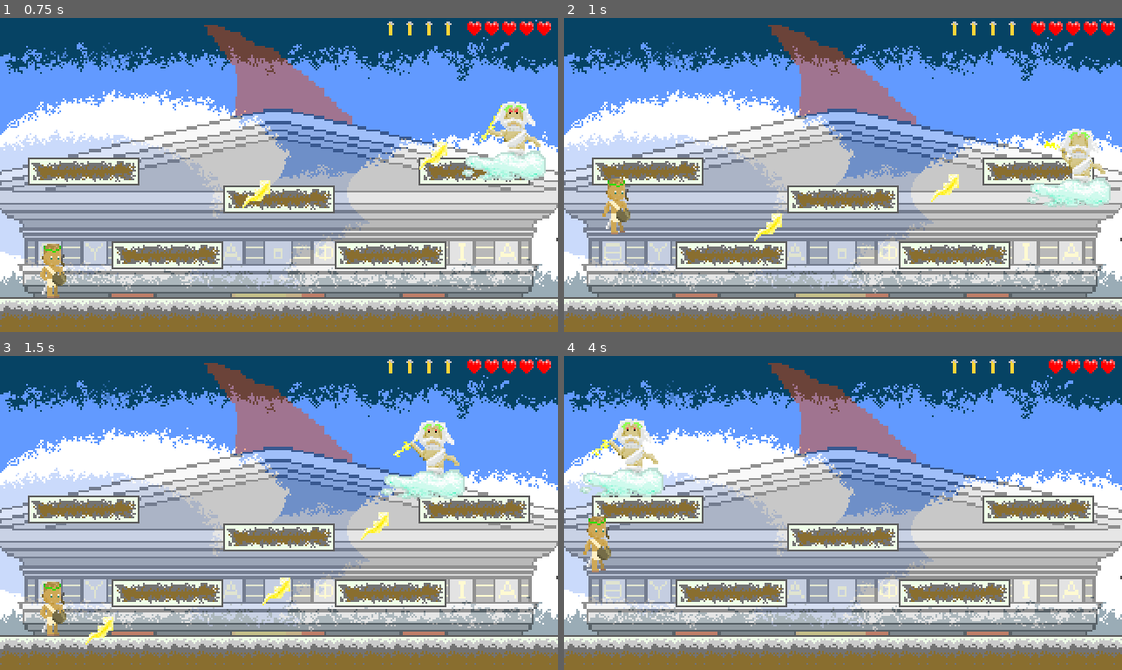
Above: before the commit, frames 1-4 (two rows, left to right).
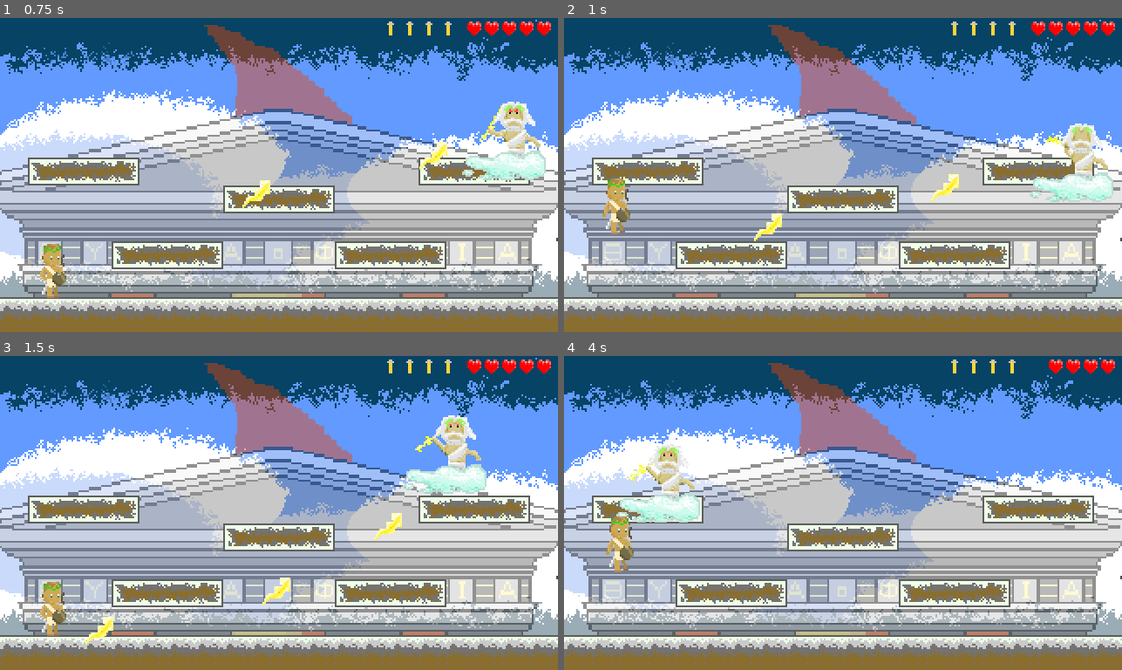
Above: after the commit, the same moments.

Repository: m4tthw-xu/Prometheus
Game: Godot game, scene res://FinalBoss.tscn
The game is run twice, just before and just after one commit, with the same random seed, the same clock (stepped at 60 frames per second) and the same inputs.
Inputs:
- Up to frame 1 (0.75 s): tap Enter at 0.5 s; tap H (ui_h) at 0.6 s
- Up to frame 2 (1 s): tap Space (ui_accept) at 0.77 s
- Up to frame 3 (1.5 s): tap H (ui_h) at 1.35 s
- Up to frame 4 (4 s): tap Space (ui_accept) at 1.52, 3.02, 3.77 s; tap H (ui_h) at 2.1, 2.85, 3.6 s

Frame 1 is identical in both runs. In frame 2, 1.7% of the frame differs, in the area x 82-99%, y 33-61%; in frame 3, 3.0%; in frame 4, 4.5%, in the area x 2-25%, y 20-69%.

Commit message:
Gods now have health

Diff:
--- a/Prometheus/FinalBoss.tscn
+++ b/Prometheus/FinalBoss.tscn
@@ -3,7 +3,7 @@
 [ext_resource path="res://finalfightback.png" type="Texture" id=1]
 [ext_resource path="res://Tile_Sets/SnowyTileSet.tres" type="TileSet" id=2]
 [ext_resource path="res://Player.tscn" type="PackedScene" id=3]
-[ext_resource path="res://Zeus.tscn" type="PackedScene" id=4]
+[ext_resource path="res://Gods/Zeus.tscn" type="PackedScene" id=4]
 
 [node name="FinalBoss" type="Node2D"]
 
@@ -20,5 +20,5 @@
 format = 1
 tile_data = PoolIntArray( -1, 7, 0, -65516, 7, 0, 65535, 7, 0, 20, 7, 0, 131071, 7, 0, 65556, 7, 0, 196607, 7, 0, 13109 …(793 unchanged characters)…
 
-[node name="KinematicBody2D" parent="." instance=ExtResource( 4 )]
+[node name="Zeus" parent="." instance=ExtResource( 4 )]
 position = Vector2( 259, 40 )
--- a/Prometheus/Gods/Dionysus.gd
+++ b/Prometheus/Gods/Dionysus.gd
@@ -8,6 +8,7 @@
 const HIDDENSTAIRS = preload("res://hiddenstairs.tscn")
 
 var health = 3
+var dmg_cool = 20
 
 var is_dead = false
 
@@ -74,6 +75,9 @@
 	position += move * delta
 
 func _physics_process(delta):
+	if dmg_cool>0:
+		dmg_cool-=1;
+
 	if is_dead == false:
 
 		if currently_attacking == false:
@@ -126,6 +130,9 @@
 		$AnimatedSprite.play("idle")
 
 func decreaseHealth():
-	health-=1;
-	if health <=1:
-		dead();
+	if dmg_cool <= 0:
+		health-=1;
+		print("ree")
+		dmg_cool = 20;
+		if health <=0:
+			dead();
--- a/Prometheus/Zeus.gd
+++ b/Prometheus/Gods/Zeus.gd
@@ -7,6 +7,9 @@
 
 var SPEED = 40
 var speed_rand = RandomNumberGenerator.new()
+
+var health = 5
+var dmg_cool = 20
 
 var is_dead = false
 
@@ -97,6 +100,9 @@
 
 
 func _physics_process(delta):
+	if dmg_cool>0:
+		dmg_cool-=1;
+
 	if is_dead == false:
 
 		if currently_attacking == false:
@@ -112,18 +118,28 @@
 			$AttackTimer.start()
 
 
-
 func dead():
-	$AnimatedSprite.play("dead")
-	previous_animation = "dead"
+	$AnimatedSprite.play("death")
+	previous_animation = "death"
+	#queue_free();
 
 func _on_AttackTimer_timeout():
-	if previous_animation != "dead":
+	if previous_animation != "death":
 		$AnimatedSprite.play("attack")
 		previous_animation = "attack"
 		currently_attacking = false
 		can_attack = true
 
 
+
 func _on_AnimatedSprite_animation_finished():
-	pass
+	if previous_animation == "death":
+		#$AnimatedSprite.play("death");
+		queue_free();
+
+func decreaseHealth():
+	if dmg_cool <=0:
+		health-=1;
+		dmg_cool = 20;
+		if health<=0:
+			dead();
--- a/Prometheus/Zeus.tscn
+++ b/Prometheus/Gods/Zeus.tscn
@@ -24,7 +24,7 @@
 [ext_resource path="res://Gods/ZeusSprites/attack08.png" type="Texture" id=22]
 [ext_resource path="res://Gods/ZeusSprites/attack12.png" type="Texture" id=23]
 [ext_resource path="res://Gods/ZeusSprites/attack13.png" type="Texture" id=24]
-[ext_resource path="res://Zeus.gd" type="Script" id=25]
+[ext_resource path="res://Gods/Zeus.gd" type="Script" id=25]
 [ext_resource path="res://Gods/ZeusSprites/attack10.png" type="Texture" id=26]
 [ext_resource path="res://Gods/ZeusSprites/attack11.png" type="Texture" id=27]
 [ext_resource path="res://Gods/ZeusSprites/damage2.png" type="Texture" id=28]
@@ -37,10 +37,10 @@
 
 [sub_resource type="SpriteFrames" id=1]
 animations = [ {
-"frames": [ ExtResource( 10 ), ExtResource( 33 ), ExtResource( 30 ), ExtResource( 20 ), ExtResource( 29 ), ExtResource( 31 ), ExtResource( 7 ), ExtResource( 11 ), ExtResource( 22 ), ExtResource( 21 ), ExtResource( 26 ), ExtResource( 23 ), ExtResource( 27 ), ExtResource( 24 ) ],
+"frames": [ ExtResource( 4 ), ExtResource( 3 ), ExtResource( 5 ), ExtResource( 1 ), ExtResource( 2 ) ],
 "loop": true,
-"name": "attack",
-"speed": 13.0
+"name": "idle",
+"speed": 9.0
 }, {
 "frames": [ ExtResource( 17 ), ExtResource( 9 ), ExtResource( 28 ), ExtResource( 13 ) ],
 "loop": true,
@@ -52,10 +52,10 @@
 "name": "death",
 "speed": 6.0
 }, {
-"frames": [ ExtResource( 4 ), ExtResource( 3 ), ExtResource( 5 ), ExtResource( 1 ), ExtResource( 2 ) ],
+"frames": [ ExtResource( 10 ), ExtResource( 33 ), ExtResource( 30 ), ExtResource( 20 ), ExtResource( 29 ), ExtResource( 31 ), ExtResource( 7 ), ExtResource( 11 ), ExtResource( 22 ), ExtResource( 21 ), ExtResource( 26 ), ExtResource( 23 ), ExtResource( 27 ), ExtResource( 24 ) ],
 "loop": true,
-"name": "idle",
-"speed": 9.0
+"name": "attack",
+"speed": 13.0
 } ]
 
 [sub_resource type="CapsuleShape2D" id=2]
@@ -68,8 +68,8 @@
 
 [node name="AnimatedSprite" type="AnimatedSprite" parent="."]
 frames = SubResource( 1 )
-animation = "attack"
-frame = 5
+animation = "idle"
+frame = 2
 playing = true
 
 [node name="CollisionShape2D" type="CollisionShape2D" parent="."]
--- a/Prometheus/Golem.tscn
+++ b/Prometheus/Golem.tscn
@@ -20,38 +20,6 @@
 [sub_resource type="AtlasTexture" id=13]
 atlas = ExtResource( 2 )
 region = Rect2( 48, 48, 48, 48 )
-
-[sub_resource type="AtlasTexture" id=2]
-atlas = ExtResource( 1 )
-region = Rect2( 0, 48, 96, 48 )
-
-[sub_resource type="AtlasTexture" id=3]
-atlas = ExtResource( 1 )
-region = Rect2( 96, 48, 96, 48 )
-
-[sub_resource type="AtlasTexture" id=4]
-atlas = ExtResource( 1 )
-region = Rect2( 0, 96, 96, 48 )
-
-[sub_resource type="AtlasTexture" id=5]
-atlas = ExtResource( 1 )
-region = Rect2( 96, 96, 96, 48 )
-
-[sub_resource type="AtlasTexture" id=6]
-atlas = ExtResource( 1 )
-region = Rect2( 0, 144, 96, 48 )
-
-[sub_resource type="AtlasTexture" id=7]
-atlas = ExtResource( 1 )
-region = Rect2( 96, 144, 96, 48 )
-
-[sub_resource type="AtlasTexture" id=8]
-atlas = ExtResource( 1 )
-region = Rect2( 0, 192, 96, 48 )
-
-[sub_resource type="AtlasTexture" id=9]
-atlas = ExtResource( 1 )
-region = Rect2( 96, 192, 96, 48 )
 
 [sub_resource type="AtlasTexture" id=17]
 atlas = ExtResource( 4 )
@@ -97,6 +65,38 @@
 atlas = ExtResource( 4 )
 region = Rect2( 96, 96, 48, 48 )
 
+[sub_resource type="AtlasTexture" id=2]
+atlas = ExtResource( 1 )
+region = Rect2( 0, 48, 96, 48 )
+
+[sub_resource type="AtlasTexture" id=3]
+atlas = ExtResource( 1 )
+region = Rect2( 96, 48, 96, 48 )
+
+[sub_resource type="AtlasTexture" id=4]
+atlas = ExtResource( 1 )
+region = Rect2( 0, 96, 96, 48 )
+
+[sub_resource type="AtlasTexture" id=5]
+atlas = ExtResource( 1 )
+region = Rect2( 96, 96, 96, 48 )
+
+[sub_resource type="AtlasTexture" id=6]
+atlas = ExtResource( 1 )
+region = Rect2( 0, 144, 96, 48 )
+
+[sub_resource type="AtlasTexture" id=7]
+atlas = ExtResource( 1 )
+region = Rect2( 96, 144, 96, 48 )
+
+[sub_resource type="AtlasTexture" id=8]
+atlas = ExtResource( 1 )
+region = Rect2( 0, 192, 96, 48 )
+
+[sub_resource type="AtlasTexture" id=9]
+atlas = ExtResource( 1 )
+region = Rect2( 96, 192, 96, 48 )
+
 [sub_resource type="SpriteFrames" id=14]
 animations = [ {
 "frames": [ SubResource( 10 ), SubResource( 11 ), SubResource( 12 ), SubResource( 13 ) ],
@@ -104,15 +104,15 @@
 "name": "idle",
 "speed": 5.0
 }, {
+"frames": [ SubResource( 17 ), SubResource( 18 ), SubResource( 19 ), SubResource( 20 ), SubResource( 21 ), SubResource( 22 ), SubResource( 23 ), SubResource( 24 ), SubResource( 25 ), SubResource( 26 ), SubResource( 27 ) ],
+"loop": false,
+"name": "dead",
+"speed": 7.0
+}, {
 "frames": [ SubResource( 2 ), SubResource( 3 ), SubResource( 4 ), SubResource( 5 ), SubResource( 6 ), SubResource( 7 ), SubResource( 8 ), SubResource( 9 ) ],
 "loop": false,
 "name": "attack",
 "speed": 12.0
-}, {
-"frames": [ SubResource( 17 ), SubResource( 18 ), SubResource( 19 ), SubResource( 20 ), SubResource( 21 ), SubResource( 22 ), SubResource( 23 ), SubResource( 24 ), SubResource( 25 ), SubResource( 26 ), SubResource( 27 ) ],
-"loop": false,
-"name": "dead",
-"speed": 7.0
 } ]
 
 [sub_resource type="CapsuleShape2D" id=29]
@@ -131,7 +131,7 @@
 [node name="AnimatedSprite" type="AnimatedSprite" parent="."]
 frames = SubResource( 14 )
 animation = "idle"
-frame = 2
+frame = 1
 playing = true
 
 [node name="CollisionShape2D" type="CollisionShape2D" parent="."]
--- a/Prometheus/MasterData.gd
+++ b/Prometheus/MasterData.gd
@@ -4,7 +4,7 @@
 # currently being used like RAM in a computer: short term memory storage for the player's stats
 
 # has to be accessed by mutliple scenes globally
-const enemy_names = ["Slime", "Dionysus", "Golem", ]
+const enemy_names = ["Slime", "Dionysus", "Golem", "Zeus"]
 
 var player_name = ""
 var start_time = 0
--- a/Prometheus/Player.gd
+++ b/Prometheus/Player.gd
@@ -251,9 +251,12 @@
 		if $AnimatedSprite.animation == "sword":
 			for obj in $Melee.get_overlapping_bodies():
 				for enemy_name in MasterData.enemy_names:
+					#print(obj.name);
 					if enemy_name in obj.name:
-						if enemy_name == "Dionysus":
+
+						if enemy_name == "Dionysus" or enemy_name == "Zeus":
 							obj.decreaseHealth();
+							enemy_slain();
 						else:
 							obj.dead()
 							enemy_slain()
--- a/Prometheus/Spear.gd
+++ b/Prometheus/Spear.gd
@@ -37,7 +37,7 @@
 func _on_Spear_body_entered(body):
 	for enemy_name in MasterData.enemy_names:
 		if enemy_name in body.name:
-			if enemy_name == "Golem" or enemy_name == "Dionysus":
+			if enemy_name == "Golem" or enemy_name == "Dionysus" or enemy_name == "Zeus":
 				body.decreaseHealth();
 		elif enemy_name in body.name:
 			body.dead()
--- a/Prometheus/StageThree.tscn
+++ b/Prometheus/StageThree.tscn
@@ -30,7 +30,6 @@
 
 [node name="ChangeStage" parent="." instance=ExtResource( 4 )]
 position = Vector2( 285, -656 )
-scale = Vector2( 2, 2 )
 target_stage = "res://GameComplete.tscn"
 
 [node name="CanvasLayer" parent="." instance=ExtResource( 6 )]
